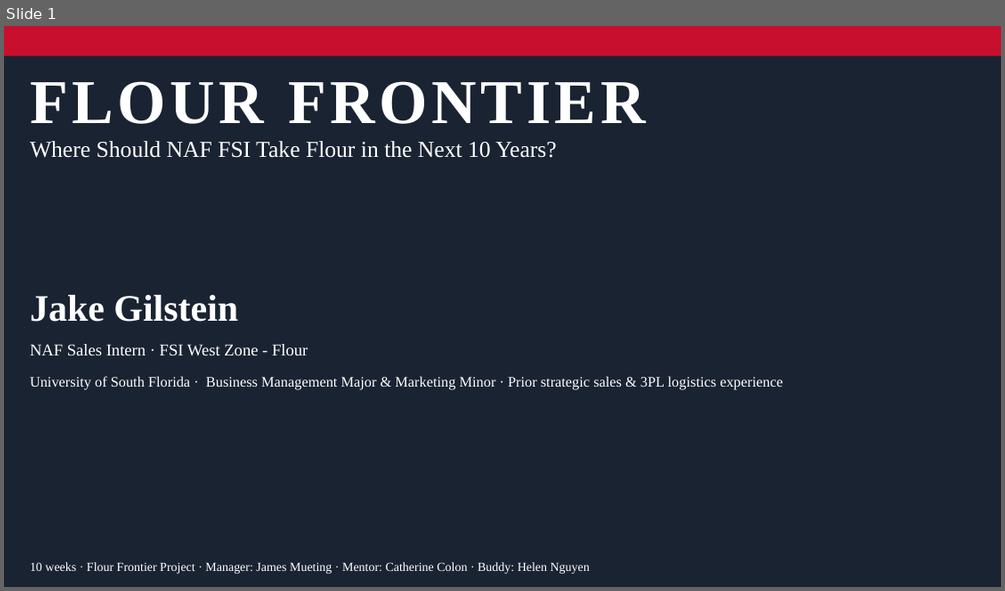
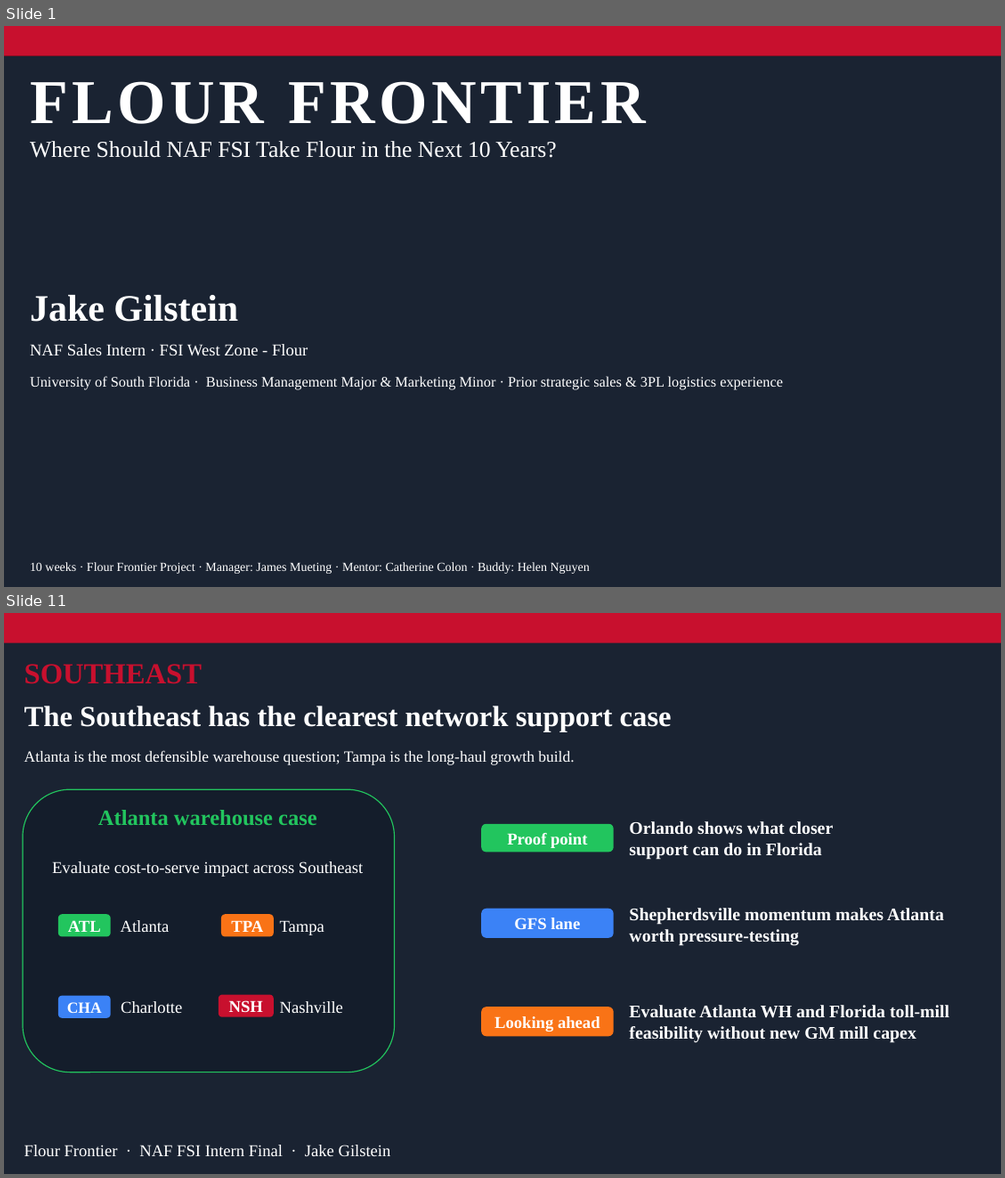
Before and after one commit to jgilstein/flour-frontier, a slide deck: Flour_Frontier_Final_Presentation.pptx. Shown one above the other, each under a label of ours: slide 1 before the commit, slides 1 and 11 after it; the slides between them are not shown. The pictures are 1005x591 and 1005x1178 pixels, drawn with LibreOffice and Linux fonts; fonts in the diff are those of the drawing. Boxes give left, top, right and bottom in pixels: in the first picture for what was removed or moved away, otherwise in the second. Text is boxed around its words. In the diff, an @@ line names an element or a change of style, - is before the commit and + after.

```diff
--- a/Flour_Frontier_Final_Presentation.pptx
+++ b/Flour_Frontier_Final_Presentation.pptx
@@ slide 11 added at (4,613,1001,1174), background gradient #FF3712 to #6A0600; not listed: 5 template elements that a slide beside it also shows @@
@@ rectangle added at (4,613,1001,1174), fill #1A2332 @@
@@ rectangle added at (4,613,1001,643), fill #C8102E @@
@@ text added at (24,664,202,684), 28 pt, text #C8102E, bold @@
+SOUTHEAST
@@ text added at (24,706,672,731), 28 pt, text #FFFFFF, bold @@
+The Southeast has the clearest network support case
@@ text added at (24,750,574,765), 15 pt, text #FFFFFF @@
+Atlanta is the most defensible warehouse question; Tampa is the long-haul growth build.
@@ rounded rectangle added at (23,789,395,1072), fill #141D2B, outline #22C55E 1 pt @@
@@ text added at (98,810,316,826), 21 pt, text #22C55E, bold @@
+Atlanta warehouse case
@@ rounded rectangle added at (481,824,614,852), fill #22C55E, 16 pt, text #FFFFFF, bold @@
+Proof point
@@ text added at (629,821,833,860), 17 pt, text #FFFFFF, bold @@
+Orlando shows what closer support can do in Florida
@@ text added at (52,861,363,876), 16 pt, text #FFFFFF @@
+Evaluate cost-to-serve impact across Southeast
@@ rounded rectangle added at (57,915,110,937), fill #22C55E, 16 pt, text #FFFFFF, bold @@
+ATL
@@ text added at (121,920,170,932), 16 pt, text #FFFFFF @@
+Atlanta
@@ rounded rectangle added at (222,915,274,937), fill #F97316, 16 pt, text #FFFFFF, bold @@
+TPA
@@ text added at (280,920,324,935), 16 pt, text #FFFFFF @@
+Tampa
@@ rounded rectangle added at (481,908,614,938), fill #3B82F6, 16 pt, text #FFFFFF, bold @@
+GFS lane
@@ text added at (629,908,944,946), 17 pt, text #FFFFFF, bold @@
+Shepherdsville momentum makes Atlanta worth pressure-testing
@@ rounded rectangle added at (57,995,110,1018), fill #3B82F6, 15 pt, text #FFFFFF, bold @@
+CHA
@@ text added at (121,1001,182,1013), 16 pt, text #FFFFFF @@
+Charlotte
@@ rounded rectangle added at (218,995,274,1017), fill #C8102E, 16 pt, text #FFFFFF, bold @@
+NSH
@@ text added at (280,1001,343,1013), 16 pt, text #FFFFFF @@
+Nashville
@@ rounded rectangle added at (481,1006,614,1036), fill #F97316, 16 pt, text #FFFFFF, bold @@
+Looking ahead
@@ text added at (629,1005,949,1043), 17 pt, text #FFFFFF, bold @@
+Evaluate Atlanta WH and Florida toll-mill feasibility without new GM mill capex
@@ text added at (24,1144,391,1156), 16 pt, text #FFFFFF @@
+Flour Frontier · NAF FSI Intern Final · Jake Gilstein
```
Also in this commit, not shown: 12 other slides added, 4 slides removed, 3 other files.
